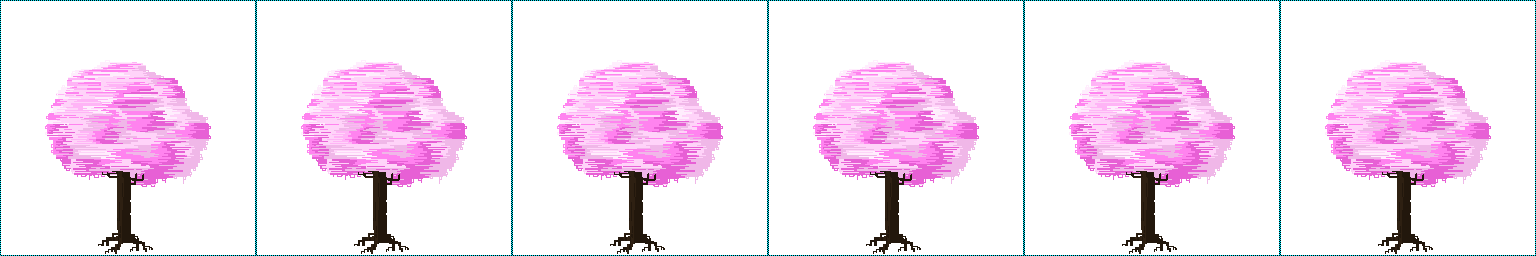
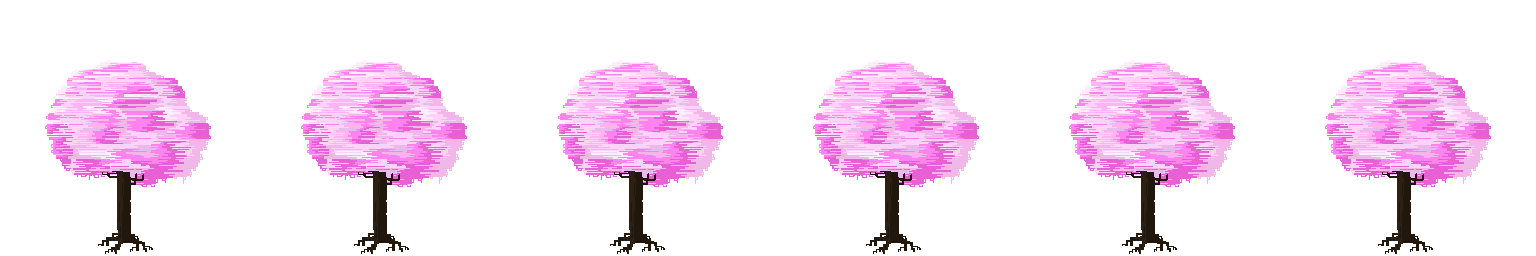
Before/after of a 1536 x 256 layered artwork. What changed in the layer stack:
hid "zone", painted on it over [0, 0, 1536, 256]
moved "Copier de Calque 3(collé)" (1st of 4, in "tree" › "style_1") into group "style_1", painted on it over [1216, 0, 1536, 256]
moved "Copier de Calque 3(collé)" (2nd of 4, in "tree" › "style_1") into group "style_1", painted on it over [960, 0, 1344, 256]
moved "Copier de Calque 3(collé)" (3rd of 4, in "tree" › "style_1") into group "style_1", painted on it over [704, 0, 1088, 256]
moved "Copier de Calque 3(collé)" (4th of 4, in "tree" › "style_1") into group "style_1", painted on it over [448, 0, 832, 256]
moved "Calque 3(collé)" into group "style_1", painted on it over [192, 0, 576, 256]
painted on "tree" (2nd of 2, in "tree" › "style_1") over [0, 0, 319, 256]
